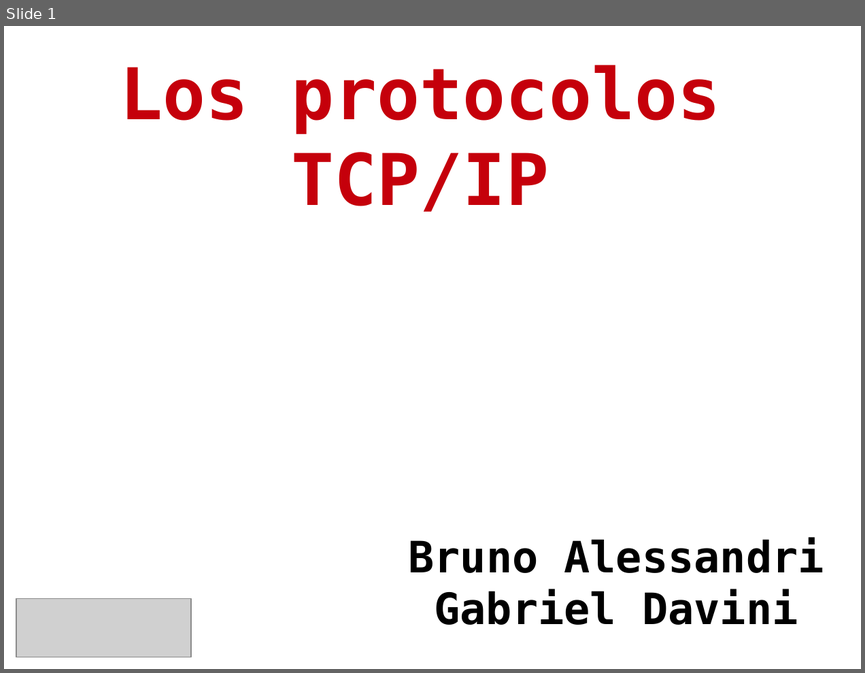
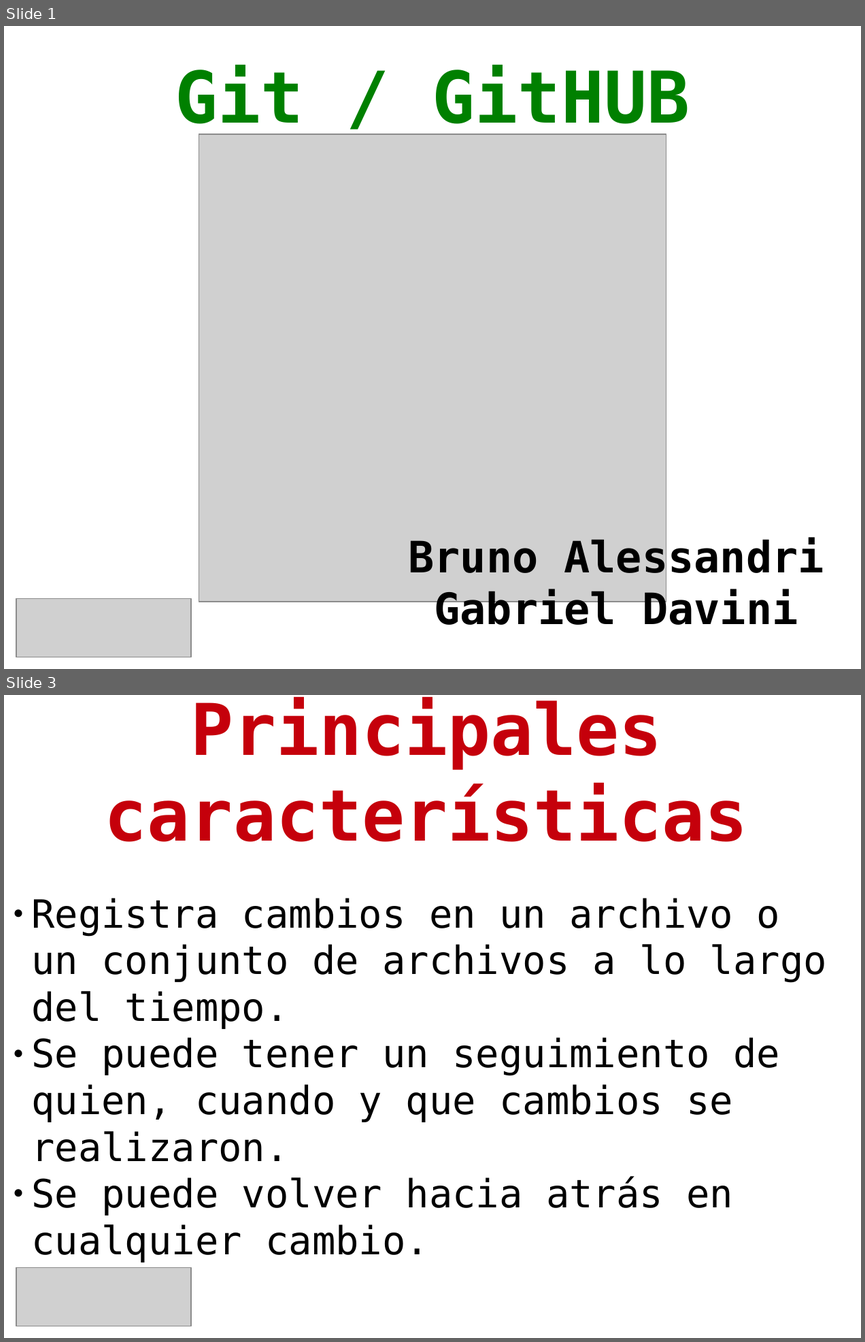
Before and after one commit to gabrielo77/TP_Git-GitHUB_CyR_UTNFRRo_2014, a slide deck: git_github.odp. Shown one above the other, each under a label of ours: slide 1 before the commit, slides 1 and 3 after it; the slides between them are not shown. The pictures are 865x673 and 865x1342 pixels, drawn with LibreOffice and Linux fonts; fonts in the diff are those of the drawing; grey boxes stand for pictures; background and template pictures are left out. Boxes give left, top, right and bottom in pixels: in the first picture for what was removed or moved away, otherwise in the second. Text is boxed around its words. In the diff, an @@ line names an element or a change of style, - is before the commit and + after.

```diff
--- a/git_github.odp
+++ b/git_github.odp
@@ slide 3 added at <box>4,695,861,1338</box>, background #FFFFFF @@
@@ title added at <box>105,698,748,842</box>, 66 pt, text #C5000B, bold @@
+Principales características
@@ text added at <box>31,898,827,1261</box>, 36 pt, text #000000 @@
+● Registra cambios en un archivo o un conjunto de archivos a lo largo del tiempo.
+● Se puede tener un seguimiento de quien, cuando y que cambios se realizaron.
+● Se puede volver hacia atrás en cualquier cambio.
@@ picture added at <box>16,1268,192,1325</box> @@
@@ slide 1 changed as well @@
@@ title at <box>175,65,689,137</box>: text changed; text colour #C5000B to #008000 @@
-Los protocolos TCP/IP
+Git / GitHUB
@@ picture added at <box>199,134,666,601</box> @@
```
Also in this commit, not shown: 2 other slides changed, 15 other slides added, 13 slides removed, 1 other file.
